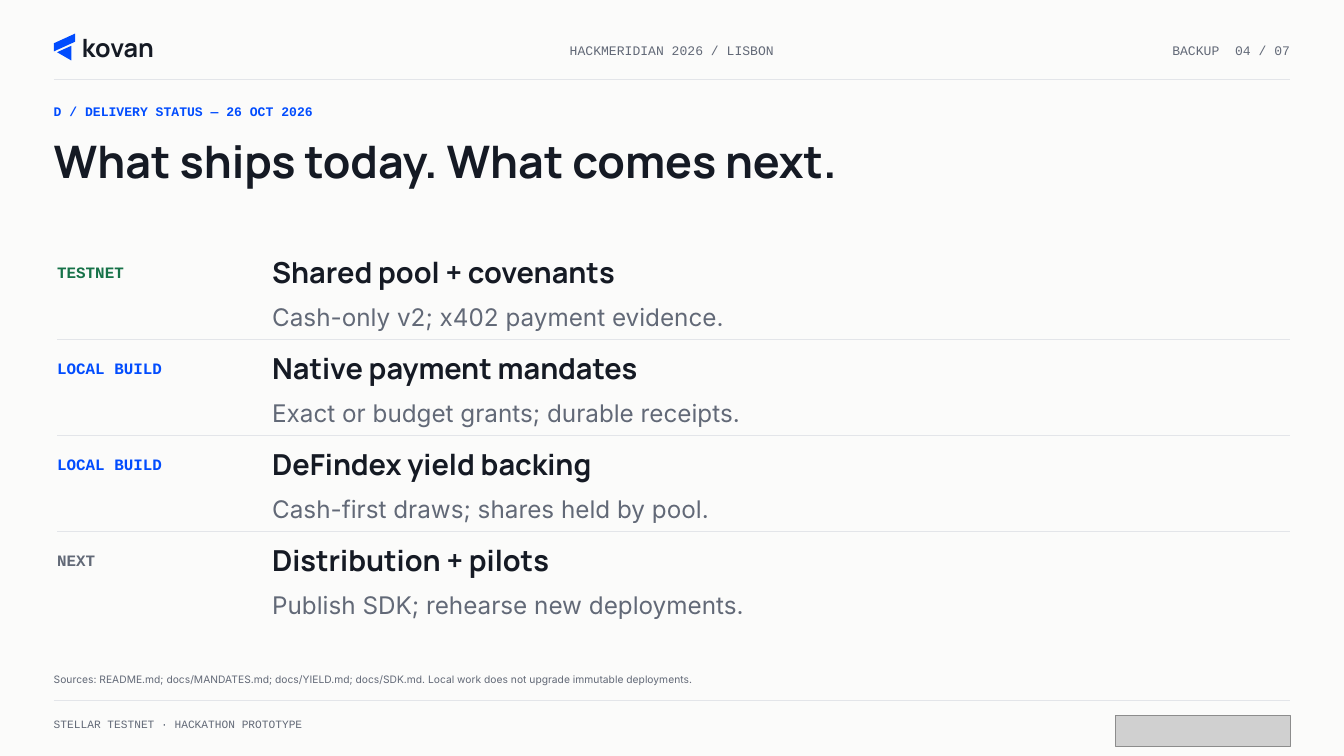
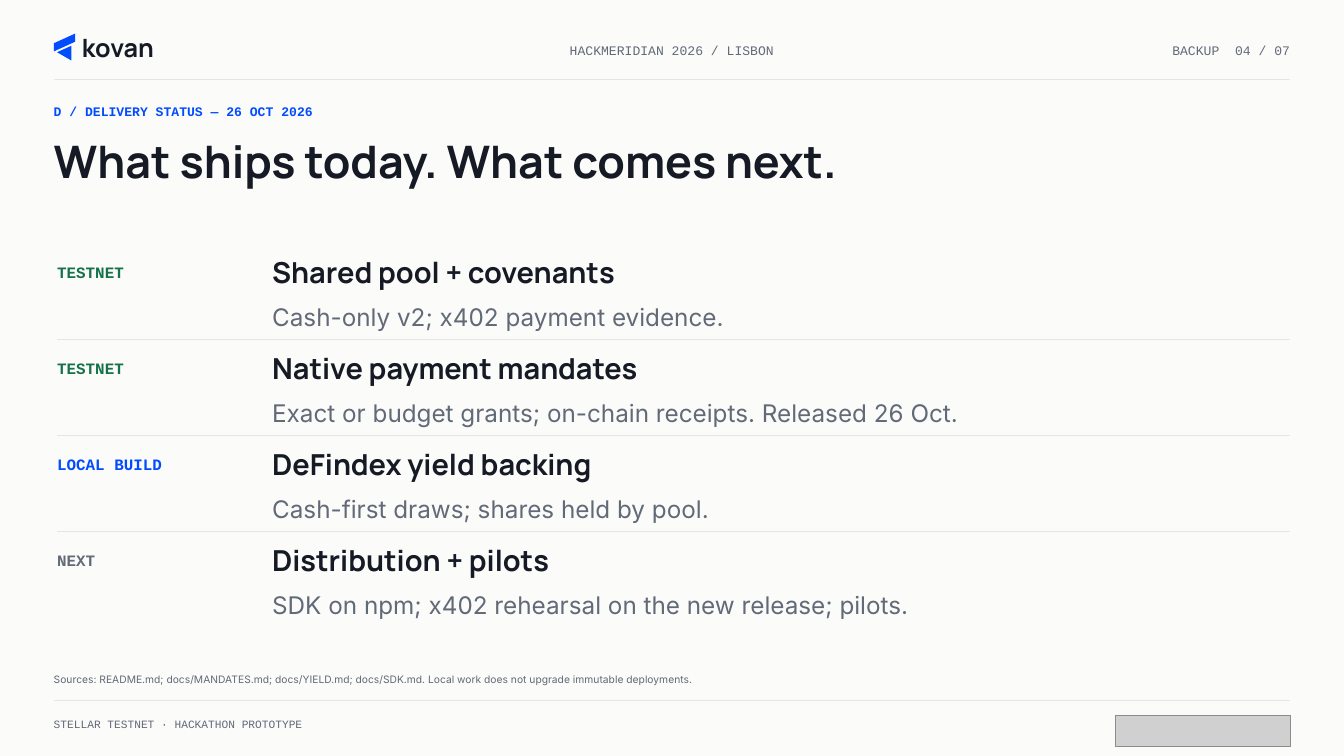
Before and after one commit to kovan-protocol/kovan, a slide deck: slide 4 of docs/pitch/kovan-judge-backup.pptx. Drawn at 1344x756 pixels with LibreOffice and Linux fonts; fonts in the diff are those of the drawing; grey boxes stand for pictures. Boxes give left, top, right and bottom in pixels: in the first picture for what was removed or moved away, otherwise in the second. Text is boxed around its words. In the diff, an @@ line names an element or a change of style, - is before the commit and + after.

Commit message:
[ai] team credits in README, AI_USAGE and the deck; deck statuses: mandates released, SDK on npm, 547 tests

```diff
--- a/docs/pitch/kovan-judge-backup.pptx
+++ b/docs/pitch/kovan-judge-backup.pptx
@@ text at (57,363,124,374): text changed; text colour #014CFE to #167248 @@
-LOCAL BUILD
+TESTNET
@@ text at (272,404,958,427): text changed @@
-Exact or budget grants; durable receipts.
+Exact or budget grants; on-chain receipts. Released 26 Oct.
@@ text at (272,596,909,619): text changed @@
-Publish SDK; rehearse new deployments.
+SDK on npm; x402 rehearsal on the new release; pilots.
```
Also in this commit, not shown: 2 other slides changed, 12 other files.
